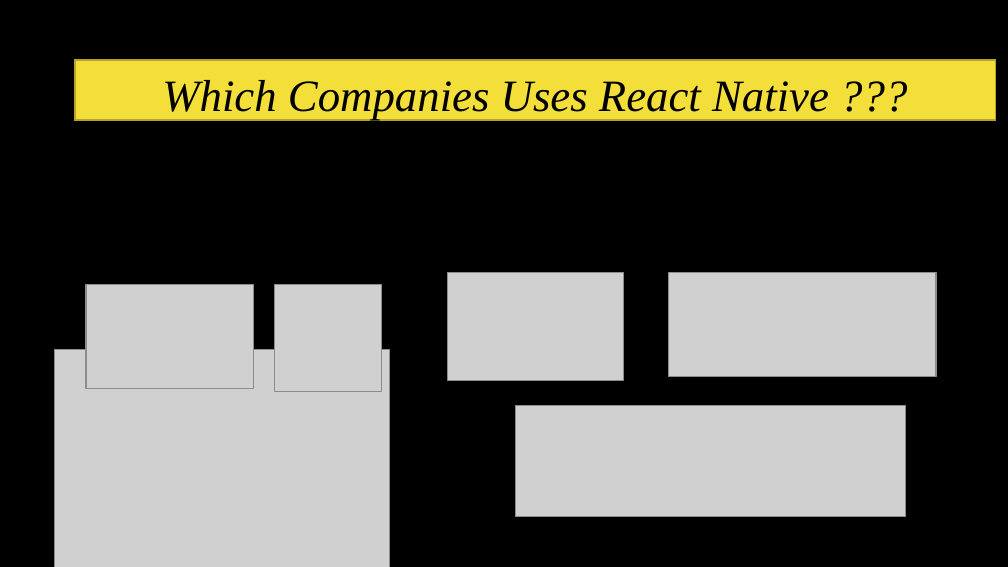
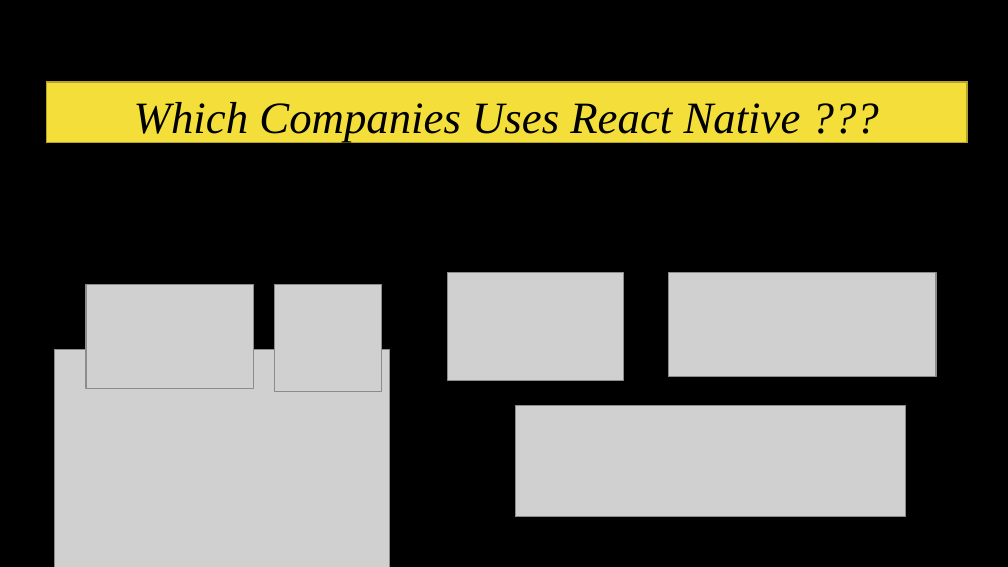
Before and after one commit to SanketsCode/TE-SEM-V-Projects, a slide deck: slide 4 of final_ppt.pptx. Drawn at 1008x567 pixels with LibreOffice and Linux fonts; fonts in the diff are those of the drawing; grey boxes stand for pictures; background and template pictures are left out. Boxes give left, top, right and bottom in pixels: in the first picture for what was removed or moved away, otherwise in the second. Text is boxed around its words. In the diff, an @@ line names an element or a change of style, - is before the commit and + after.

```diff
--- a/final_ppt.pptx
+++ b/final_ppt.pptx
@@ rectangle "Which Companies Uses React Native ...": place and size @@
-rectangle "Which Companies Uses React Native ..." at <box>75,60,995,121</box>
+rectangle "Which Companies Uses React Native ..." at <box>46,82,967,142</box>
```
Also in this commit, not shown: 3 other slides changed, 12 other files.
